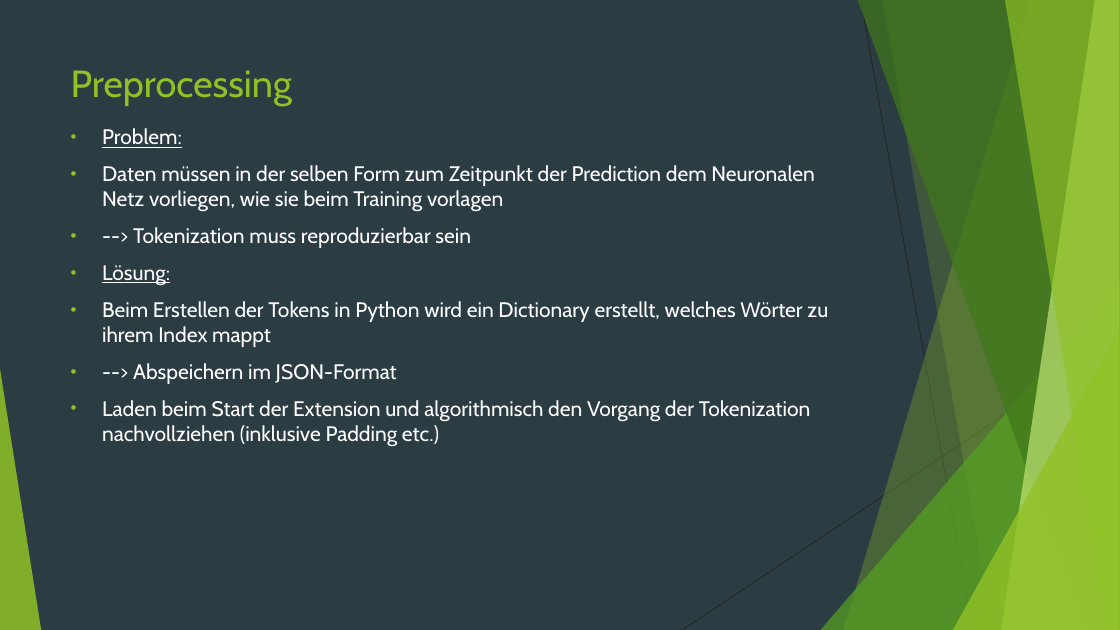
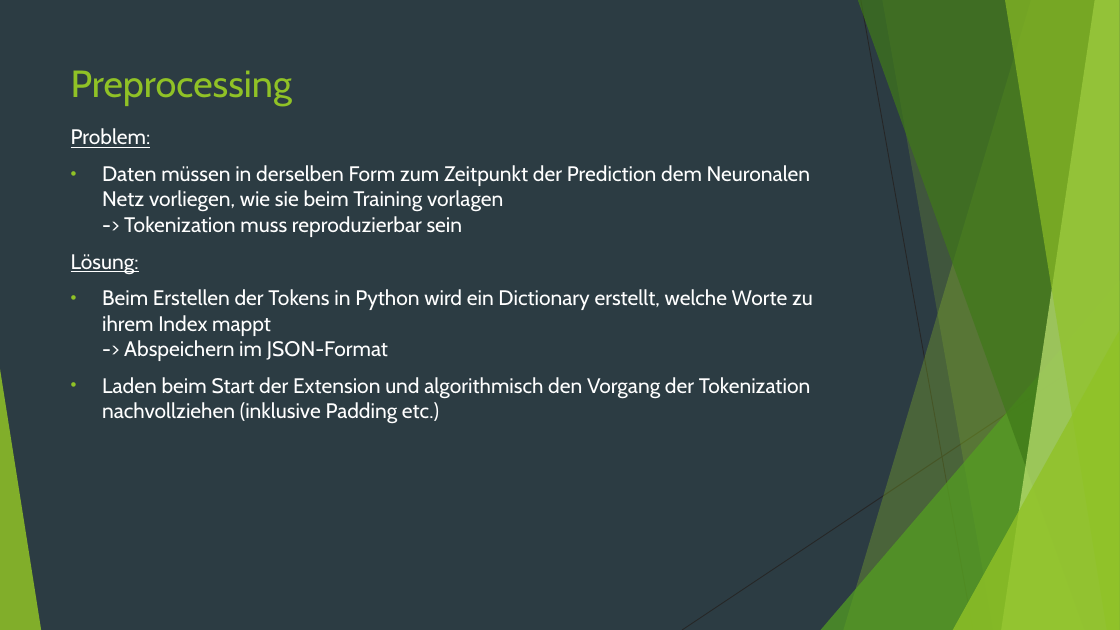
Before and after one commit to sgimmini/frag.extract.a, a slide deck: slide 15 of weekly_presentations/frag.extract_2019-08-22_Abschluss.pptx (slide 16 before the commit). Drawn at 1120x630 pixels with LibreOffice and Linux fonts; fonts in the diff are those of the drawing. Boxes give left, top, right and bottom in pixels: in the first picture for what was removed or moved away, otherwise in the second. Text is boxed around its words. In the diff, an @@ line names an element or a change of style, - is before the commit and + after.

```diff
--- a/weekly_presentations/frag.extract_2019-08-22_Abschluss.pptx
+++ b/weekly_presentations/frag.extract_2019-08-22_Abschluss.pptx
@@ text at box(71, 128, 151, 275): bullet • to none @@
@@ text at box(102, 165, 810, 237): text changed @@
-• Daten müssen in der selben Form zum Zeitpunkt der Prediction dem Neuronalen Netz vorliegen, wie sie beim Training vorlagen
-• --> Tokenization muss reproduzierbar sein
+• Daten müssen in derselben Form zum Zeitpunkt der Prediction dem Neuronalen Netz vorliegen, wie sie beim Training vorlagen
+  -> Tokenization muss reproduzierbar sein
@@ text at box(102, 289, 813, 361): text changed @@
-• Beim Erstellen der Tokens in Python wird ein Dictionary erstellt, welches Wörter zu ihrem Index mappt
-• --> Abspeichern im JSON-Format
+• Beim Erstellen der Tokens in Python wird ein Dictionary erstellt, welche Worte zu ihrem Index mappt
+  -> Abspeichern im JSON-Format
```
Also in this commit, not shown: 15 other slides changed, 1 slide removed.
